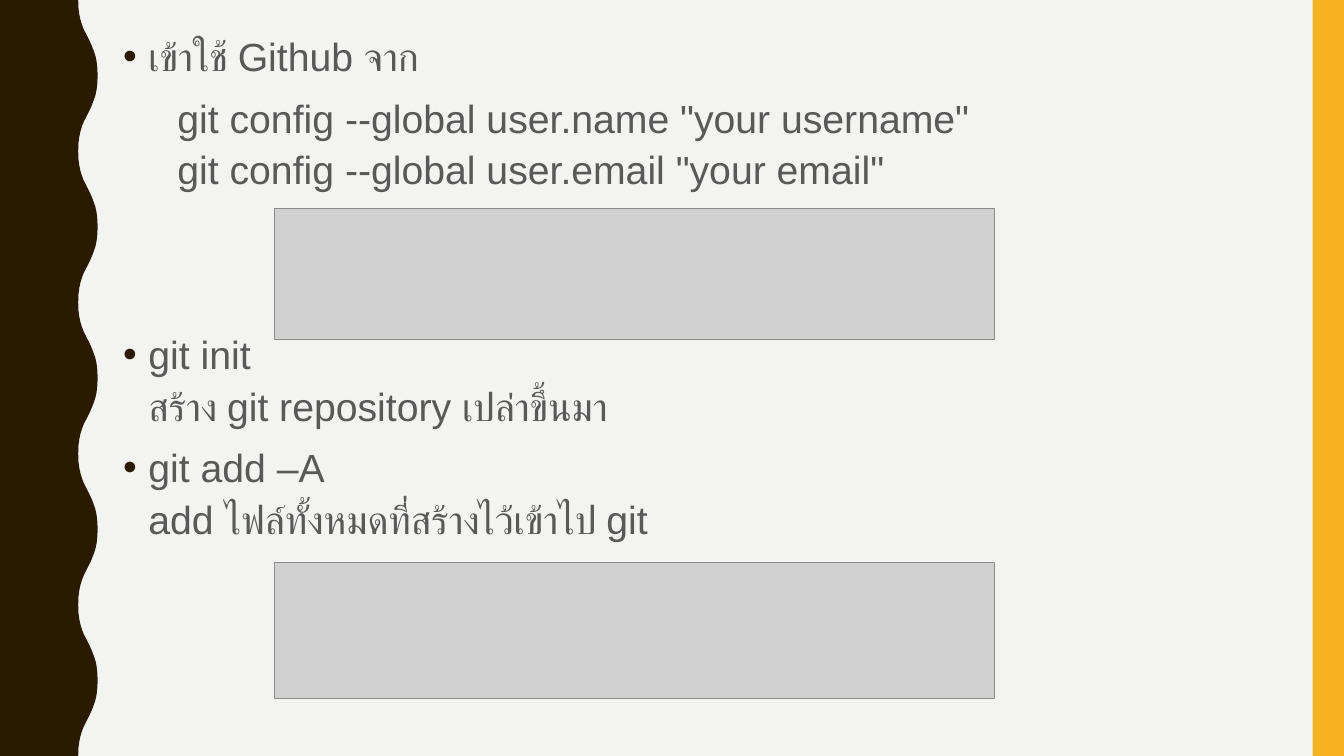
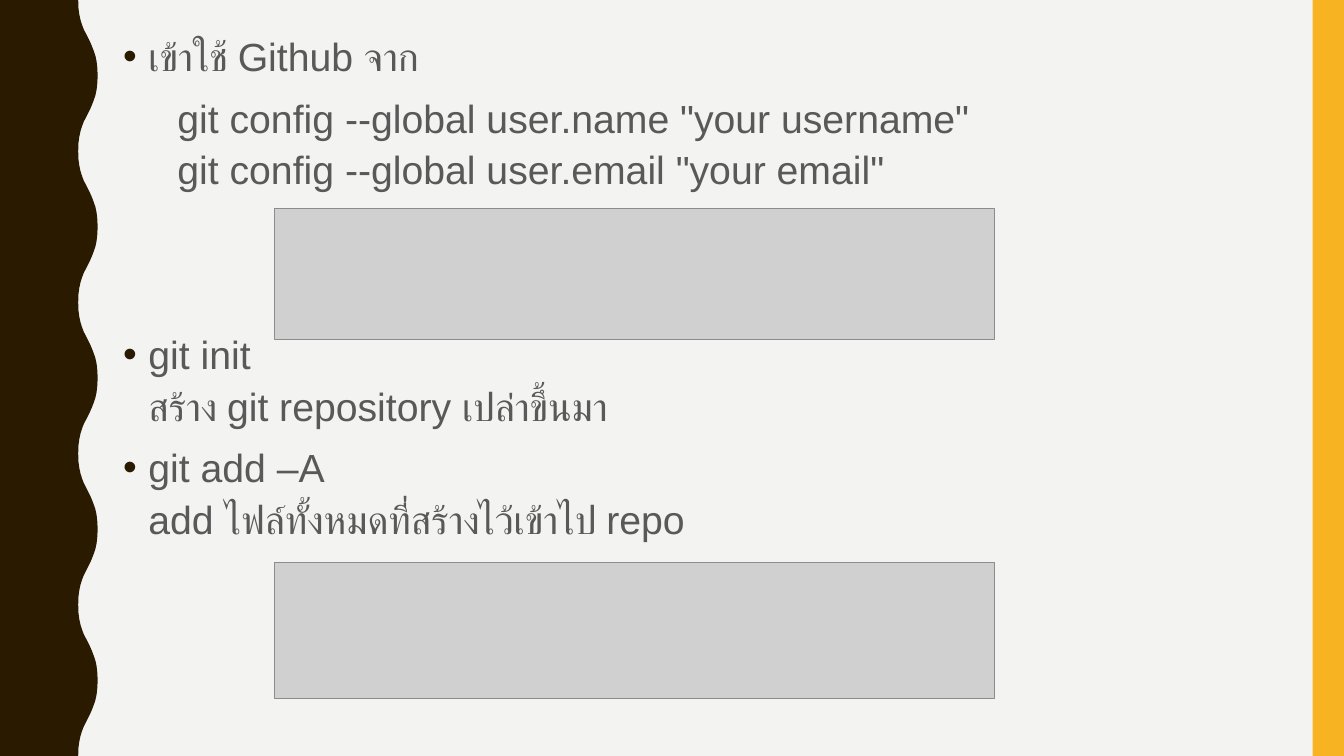
Before and after one commit to Suthaporn/interview_rails, a slide deck: slide 12 of present.pptx. Drawn at 1344x756 pixels with LibreOffice and Linux fonts; fonts in the diff are those of the drawing; grey boxes stand for pictures. Boxes give left, top, right and bottom in pixels: in the first picture for what was removed or moved away, otherwise in the second. Text is boxed around its words. In the diff, an @@ line names an element or a change of style, - is before the commit and + after.

```diff
--- a/present.pptx
+++ b/present.pptx
@@ text at [148,453,684,542]: text changed @@
-• git add –A
-  add ไฟล์ทั้งหมดที่สร้างไว้เข้าไป git
+• git add –A
+  add ไฟล์ทั้งหมดที่สร้างไว้เข้าไป repo
```
Also in this commit, not shown: 6 other slides changed.
